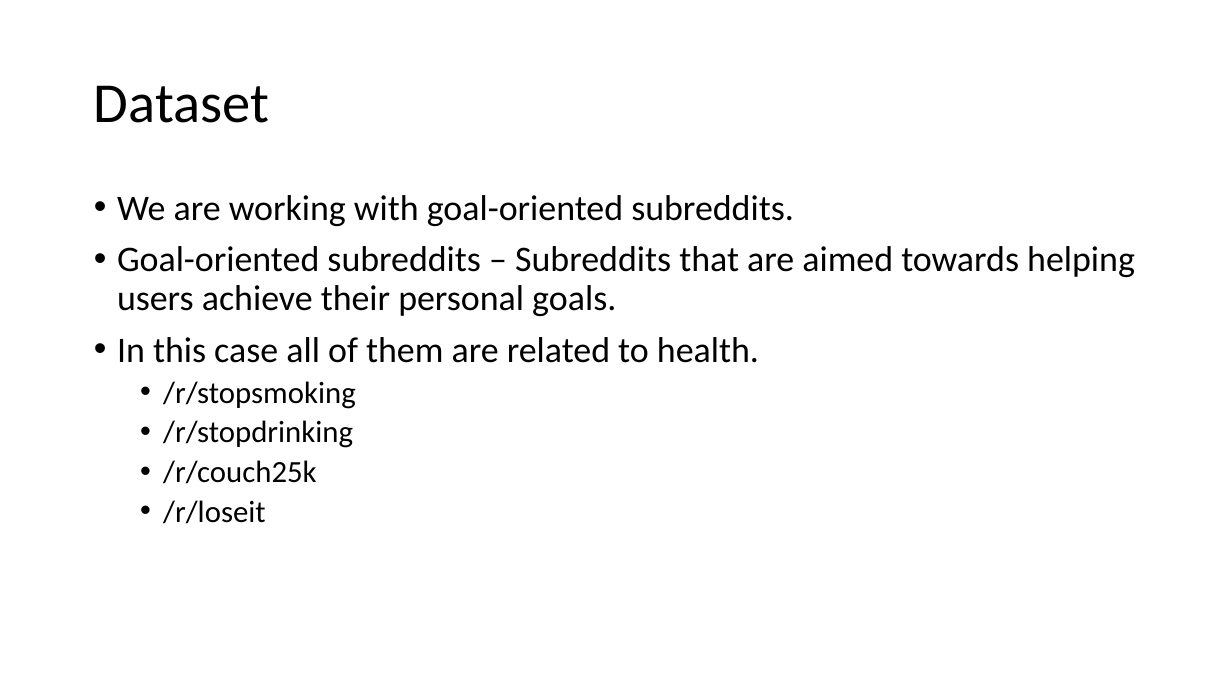
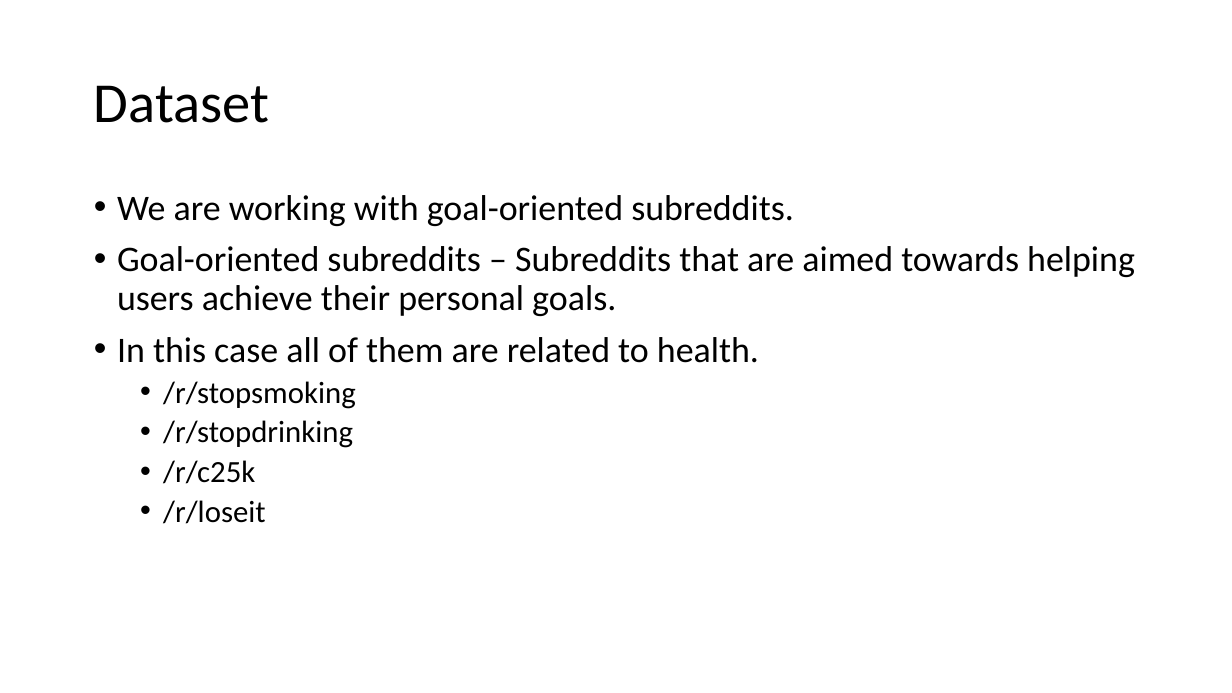
Before and after one commit to predictivemodeling/predictivemodeling.github.io, a slide deck: slide 22 of Lectures/Lecture-6.pptx. Drawn at 1232x693 pixels with LibreOffice and Linux fonts; fonts in the diff are those of the drawing. Boxes give left, top, right and bottom in pixels: in the first picture for what was removed or moved away, otherwise in the second. Text is boxed around its words. In the diff, an @@ line names an element or a change of style, - is before the commit and + after.

```diff
--- a/Lectures/Lecture-6.pptx
+++ b/Lectures/Lecture-6.pptx
@@ text at <box>163,460,255,484</box>: text changed @@
-  • /r/couch25k
+  • /r/c25k
```
